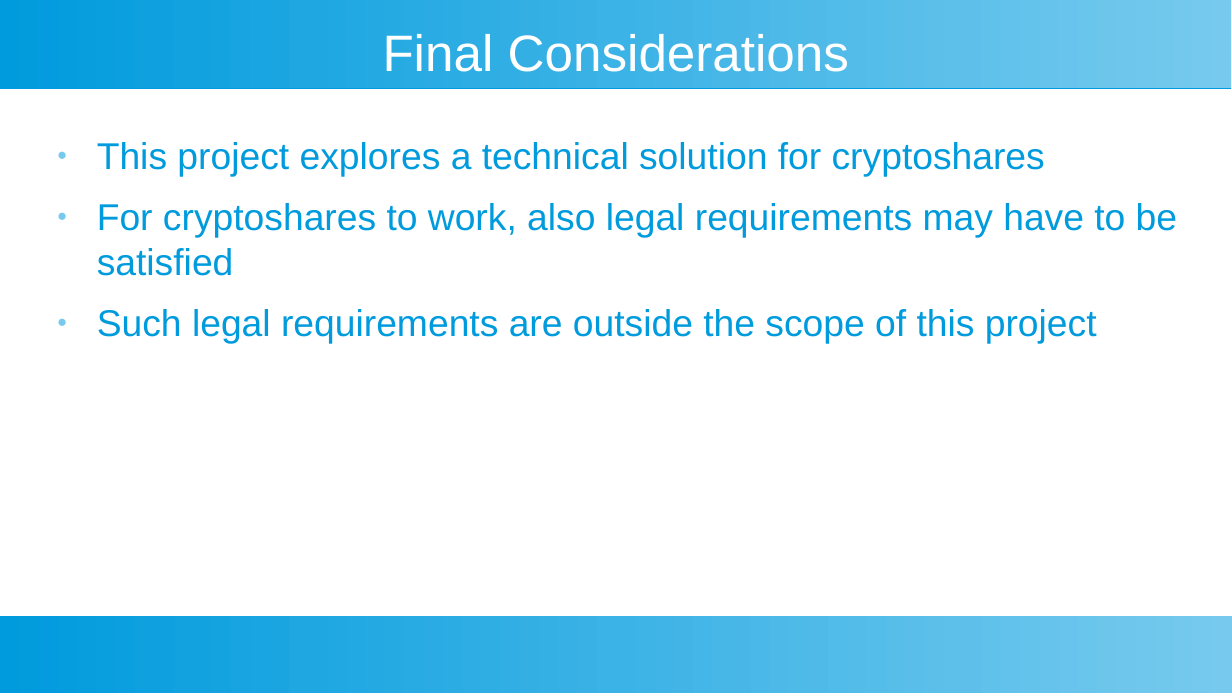
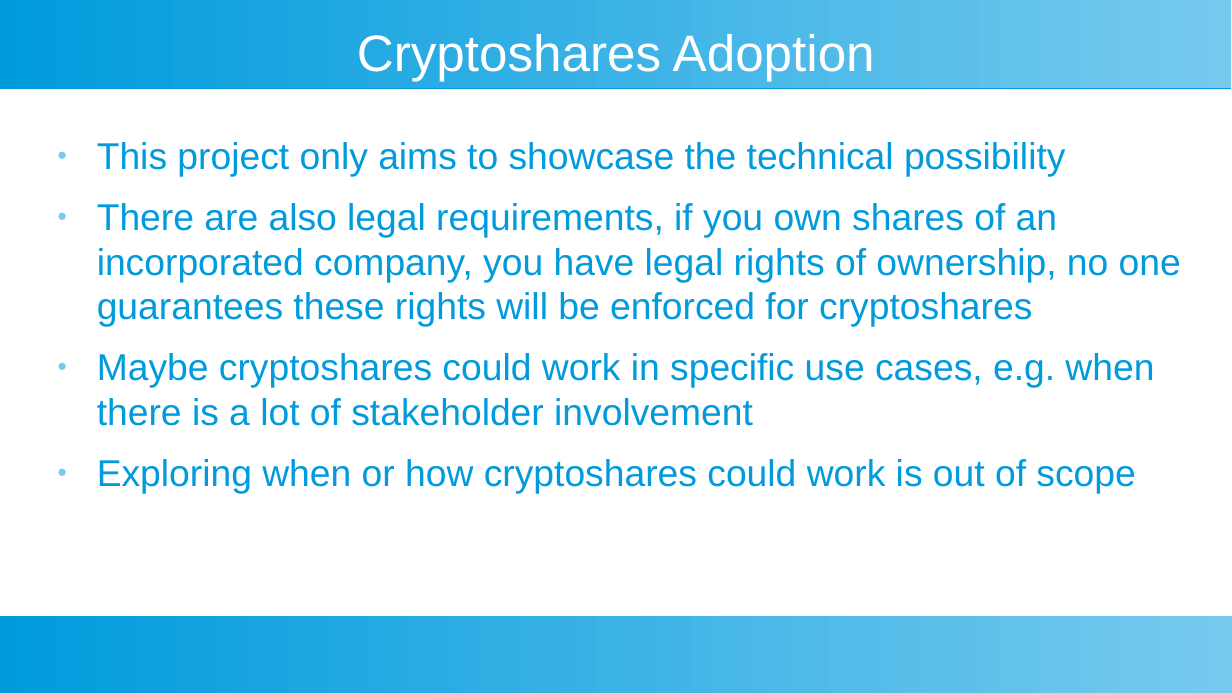
Before and after one commit to toongeorges/cryptoshares, a slide deck: slide 28 of design.odp (slide 18 before the commit). Drawn at 1232x693 pixels with LibreOffice and Linux fonts; fonts in the diff are those of the drawing. Boxes give left, top, right and bottom in pixels: in the first picture for what was removed or moved away, otherwise in the second. Text is boxed around its words. In the diff, an @@ line names an element or a change of style, - is before the commit and + after.

```diff
--- a/design.odp
+++ b/design.odp
@@ title at [357,34,875,81]: text changed @@
-Final Considerations
+Cryptoshares Adoption
@@ text at [97,142,1181,494]: text changed @@
-● This project explores a technical solution for cryptoshares
-● For cryptoshares to work, also legal requirements may have to be satisfied
-● Such legal requirements are outside the scope of this project
+● This project only aims to showcase the technical possibility
+● There are also legal requirements, if you own shares of an incorporated company, you have legal rights of ownership, no one guarantees these rights will be enforced for cryptoshares
+● Maybe cryptoshares could work in specific use cases, e.g. when there is a lot of stakeholder involvement
+● Exploring when or how cryptoshares could work is out of scope
```
Also in this commit, not shown: 6 other slides changed, 28 slides added, 1 slide removed.
